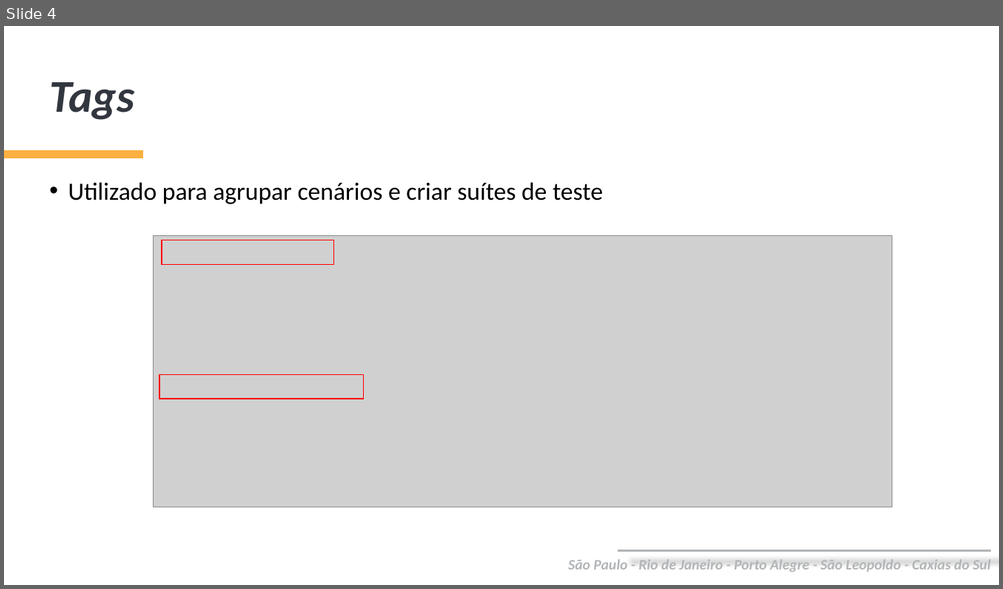
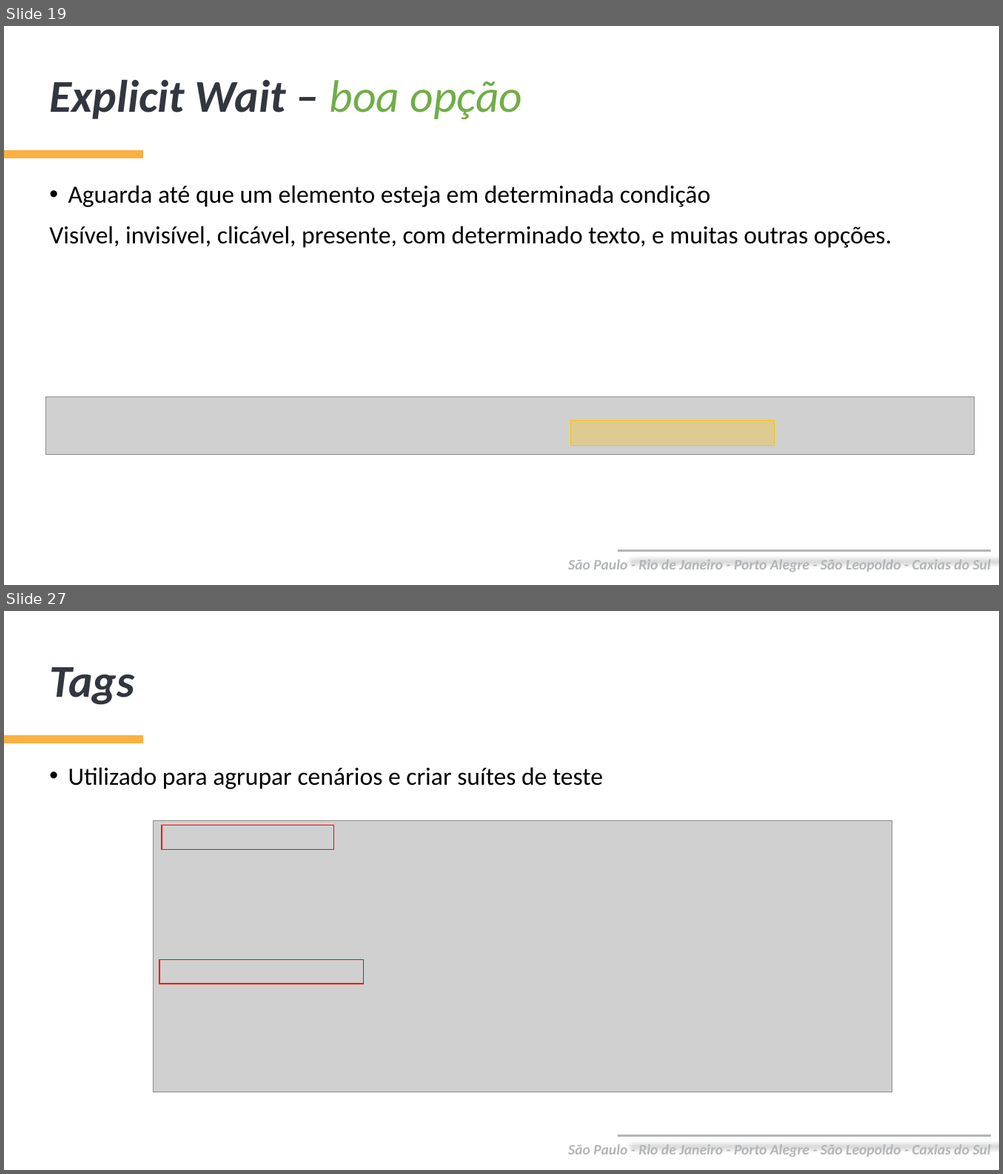
Before and after one commit to marcoslimaqa/cwi-automation-training, a slide deck: arquivos-treinamento/Treinamento Automação CWI - Aula 2.pptx. Shown one above the other, each under a label of ours: slide 4 before the commit, slides 19 and 27 after it; the slides between them are not shown. The pictures are 1003x589 and 1003x1174 pixels, drawn with LibreOffice and Linux fonts; fonts in the diff are those of the drawing; grey boxes stand for pictures; background and template pictures are left out. Boxes give left, top, right and bottom in pixels: in the first picture for what was removed or moved away, otherwise in the second. Text is boxed around its words. In the diff, an @@ line names an element or a change of style, - is before the commit and + after.

```diff
--- a/arquivos-treinamento/Treinamento Automação CWI - Aula 2.pptx
+++ b/arquivos-treinamento/Treinamento Automação CWI - Aula 2.pptx
@@ slide 19 added at box(4, 26, 999, 585), background #FFFFFF; not listed: 3 template elements that a slide beside it also shows @@
@@ title added at box(49, 79, 523, 119), 44 pt, text #32363F, bold, italic @@
+Explicit Wait – boa opção
@@ text added at box(49, 185, 891, 248), 24 pt, text #000000 @@
+• Aguarda até que um elemento esteja em determinada condição
+Visível, invisível, clicável, presente, com determinado texto, e muitas outras opções.
@@ picture added at box(45, 397, 974, 455) @@
@@ rectangle added at box(570, 421, 774, 447), fill #FFC000 at 30% opacity, outline #FFC000 1 pt @@
@@ what was slide 4 is now slide 27 @@
```
Also in this commit, not shown: 7 slides changed, 28 other slides added, 4 slides removed.
